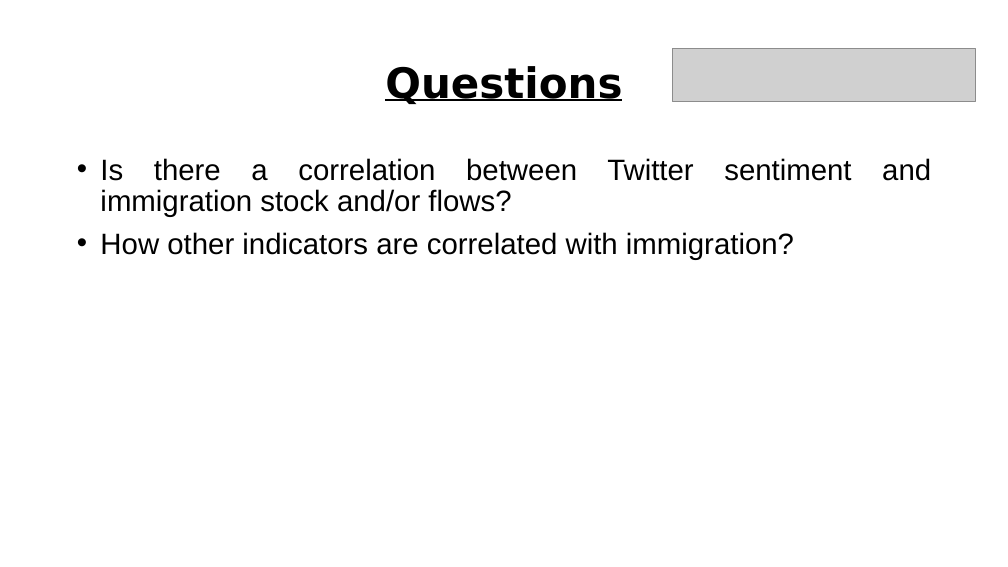
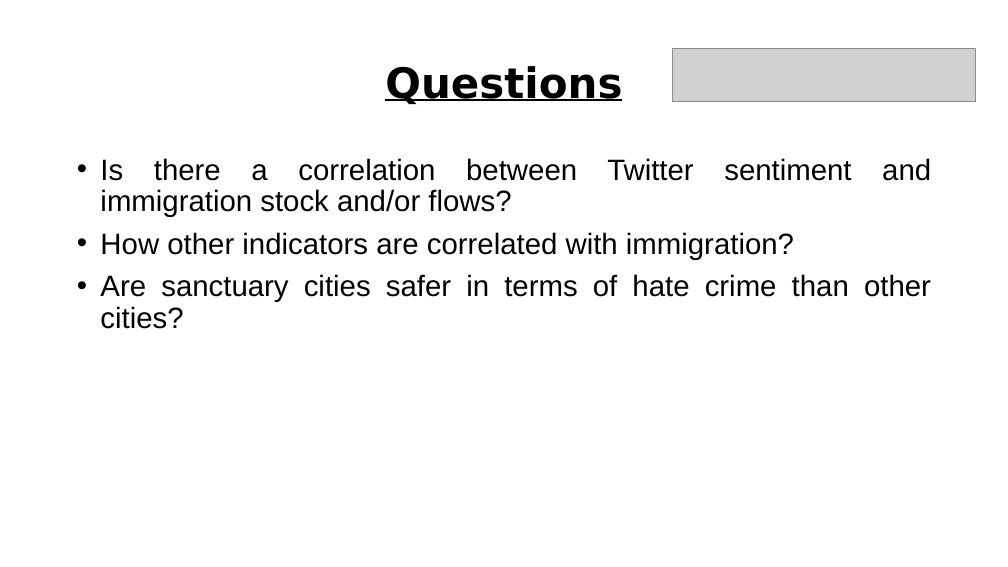
Before and after one commit to jmendiola84/Team_5, a slide deck: slide 2 of Project 1 - Data Analytics.pptx (slide 3 before the commit). Drawn at 1008x567 pixels with LibreOffice and Linux fonts; fonts in the diff are those of the drawing; grey boxes stand for pictures. Boxes give left, top, right and bottom in pixels: in the first picture for what was removed or moved away, otherwise in the second. Text is boxed around its words. In the diff, an @@ line names an element or a change of style, - is before the commit and + after.

```diff
--- a/Project 1 - Data Analytics.pptx
+++ b/Project 1 - Data Analytics.pptx
@@ text at bbox=[100, 274, 931, 329]: paragraph added @@
+• Are sanctuary cities safer in terms of hate crime than other cities?
```
Also in this commit, not shown: 3 other slides changed, 2 slides added, 1 slide removed.
